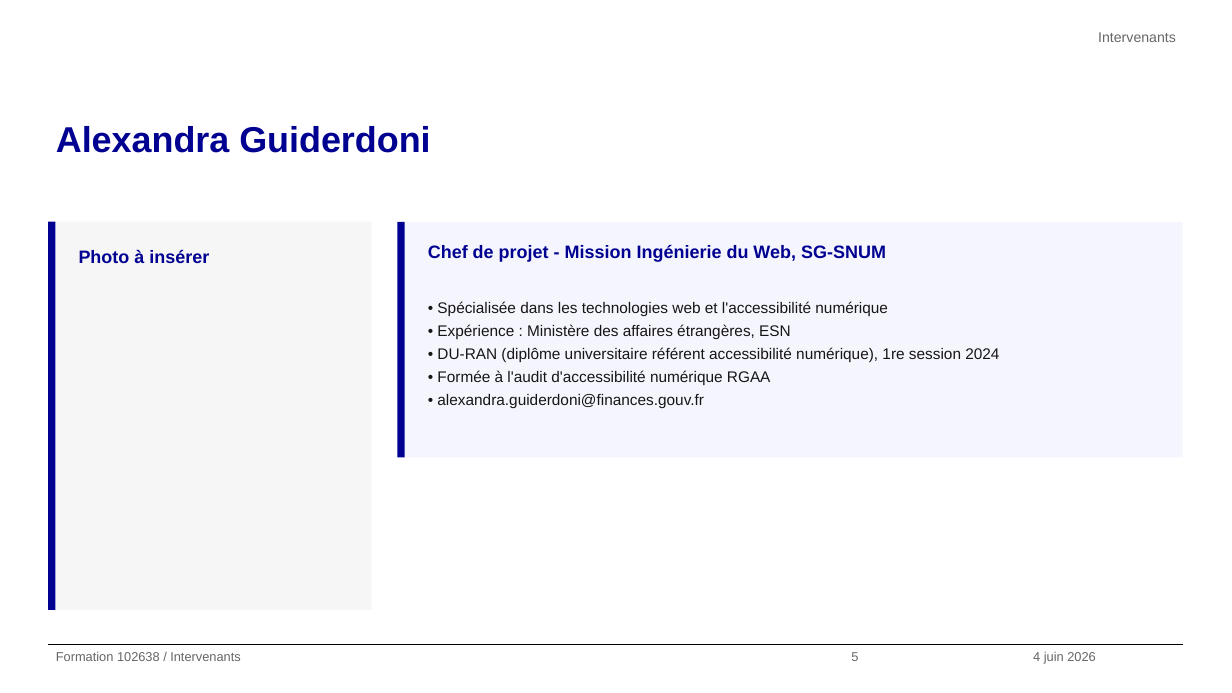
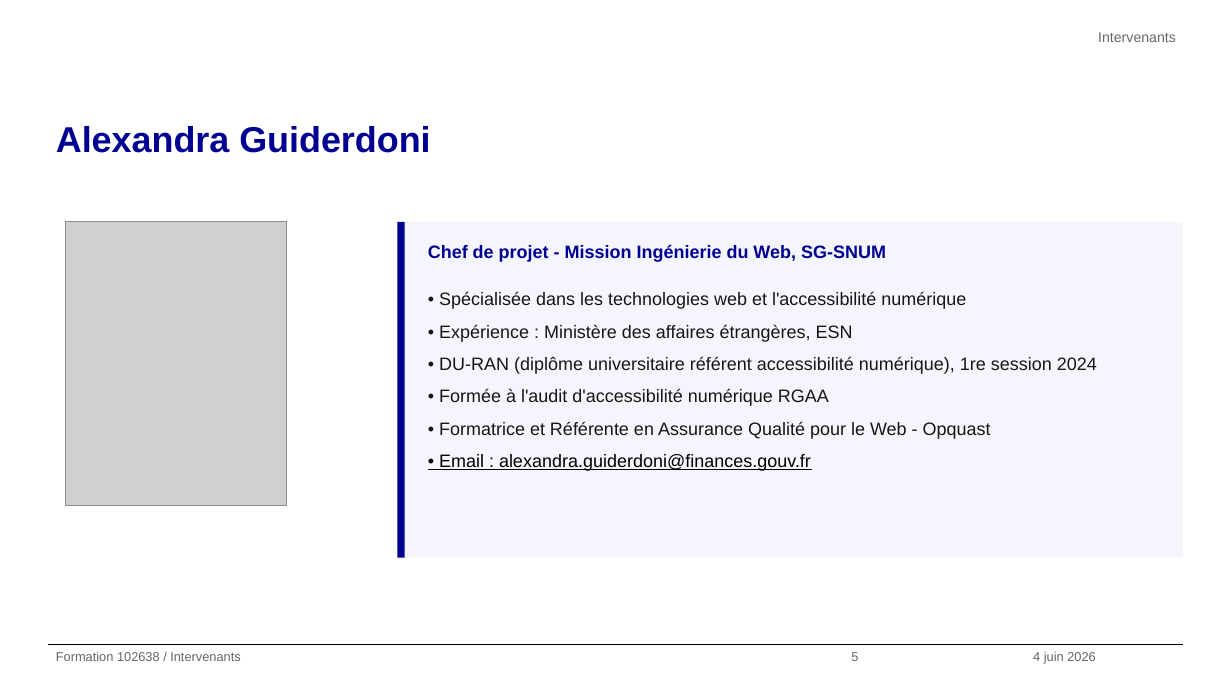
Before and after one commit to alexandra-guiderdoni/usine-fabrication-igpde-102846-ay11, a slide deck: slide 5 of formation-102638-juin-2026.pptx. Drawn at 1232x693 pixels with LibreOffice and Linux fonts; fonts in the diff are those of the drawing; grey boxes stand for pictures; background and template pictures are left out. Boxes give left, top, right and bottom in pixels: in the first picture for what was removed or moved away, otherwise in the second. Text is boxed around its words. In the diff, an @@ line names an element or a change of style, - is before the commit and + after.

```diff
--- a/formation-102638-juin-2026.pptx
+++ b/formation-102638-juin-2026.pptx
@@ rectangle removed at <box>48,222,55,610</box> @@
@@ rectangle removed at <box>55,222,372,610</box> @@
@@ picture added at <box>66,222,287,506</box> @@
@@ rectangle: place and size @@
-rectangle at <box>397,222,405,457</box>
+rectangle at <box>397,222,405,557</box>
@@ rectangle: place and size @@
-rectangle at <box>405,222,1183,457</box>
+rectangle at <box>405,222,1183,557</box>
@@ text removed at <box>79,249,209,263</box> @@
-Photo à insérer
@@ text "• Spécialisée dans les technologies ...": place and size @@
-text "• Spécialisée dans les technologies ..." at <box>437,301,999,408</box>
+text "• Spécialisée dans les technologies ..." at <box>439,292,1097,471</box>
@@ text at <box>439,292,1097,406</box>: size 12 to 14 pt in "• Spécialisée dans les technologies web et ...", "• Expérience : Ministère des affaires étrangères, ...", "• DU-RAN (diplôme universitaire référent accessibilité numér ...", "• Formée à l'audit d'accessibilité numérique RGAA"; line spacing 1.25 to 1.5 @@
@@ text at <box>439,421,991,471</box>: text changed; size 12 to 14 pt @@
-• alexandra.guiderdoni@finances.gouv.fr
+• Formatrice et Référente en Assurance Qualité pour le Web - Opquast
+• Email : alexandra.guiderdoni@finances.gouv.fr
```
Also in this commit, not shown: 80 other slides changed, 42 other files.
